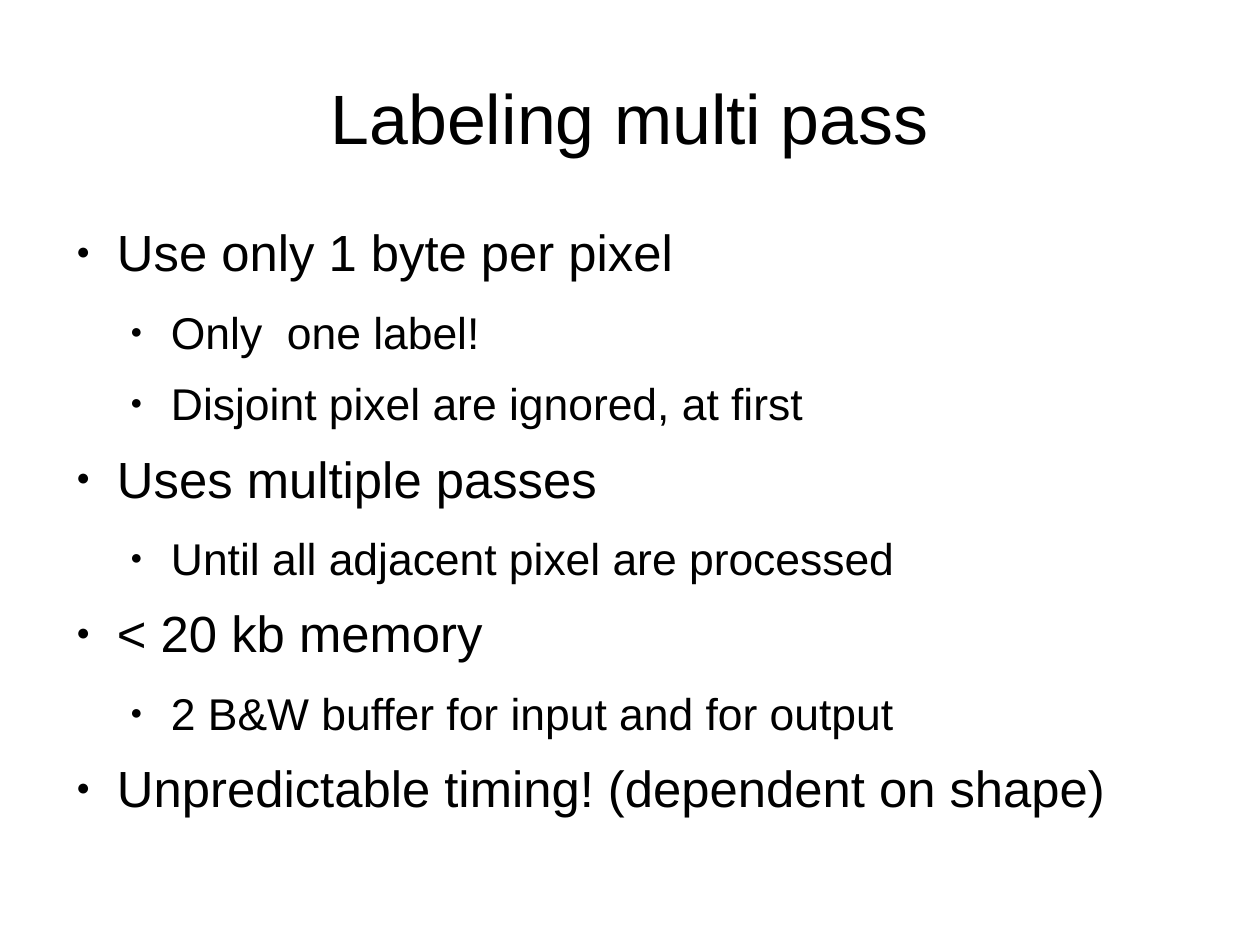
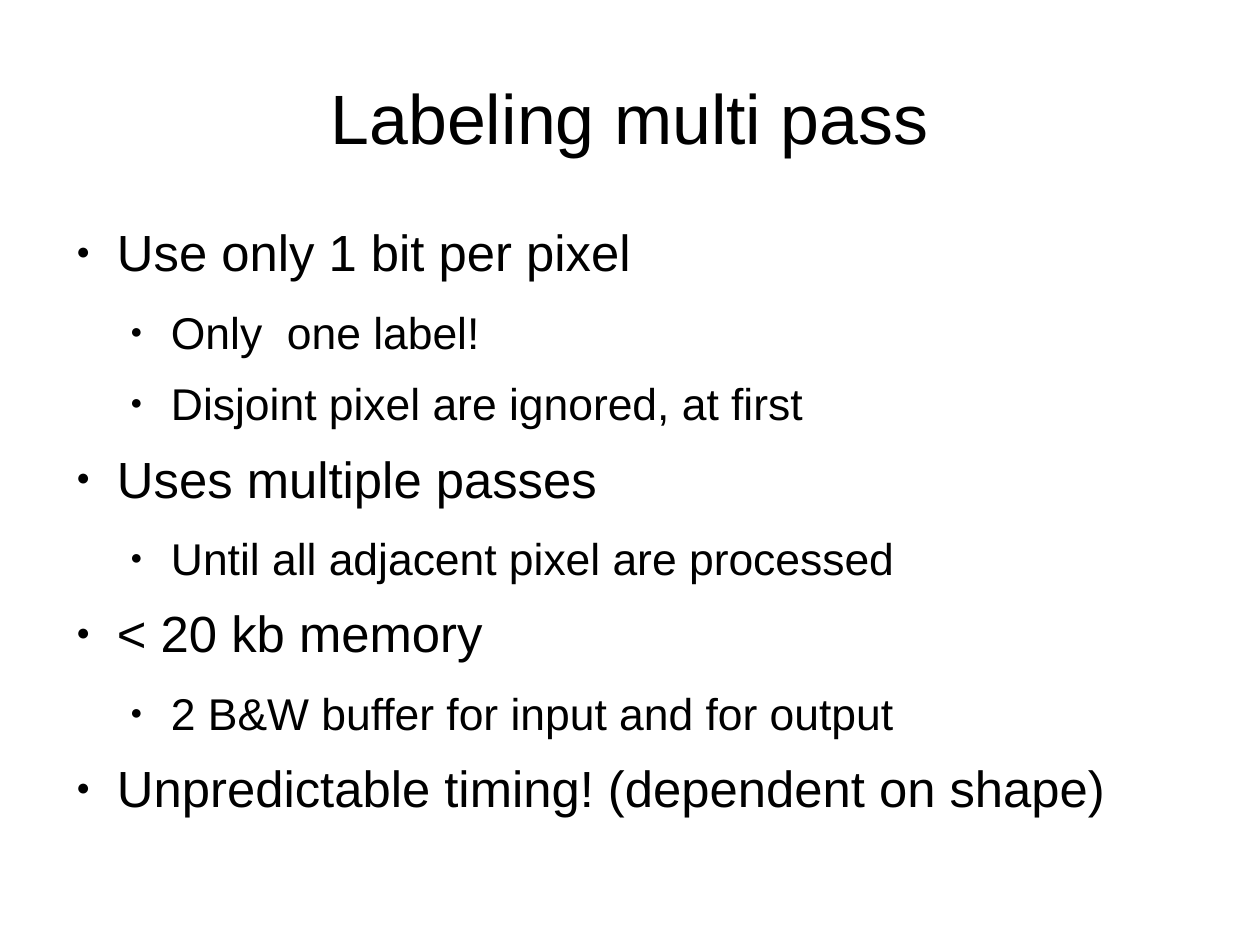
Before and after one commit to 0Chuzz/SNproject, a slide deck: slide 9 of slides.odp (slide 10 before the commit). Drawn at 1260x945 pixels with LibreOffice and Linux fonts; fonts in the diff are those of the drawing. Boxes give left, top, right and bottom in pixels: in the first picture for what was removed or moved away, otherwise in the second. Text is boxed around its words. In the diff, an @@ line names an element or a change of style, - is before the commit and + after.

```diff
--- a/slides.odp
+++ b/slides.odp
@@ text at [117, 234, 630, 282]: text changed @@
-● Use only 1 byte per pixel
+● Use only 1 bit per pixel
```
Also in this commit, not shown: 7 other slides changed, 35 slides added, 17 slides removed, 3 other files.
